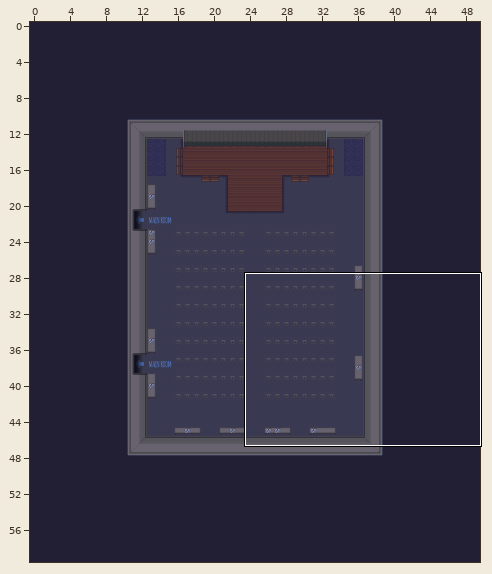
One commit to this Tiled map: maps/demo conference/demo_conference_keynote.tmx. The picture above shows the old version from afar; the outline marks the close-up.
Close-up. As it was:
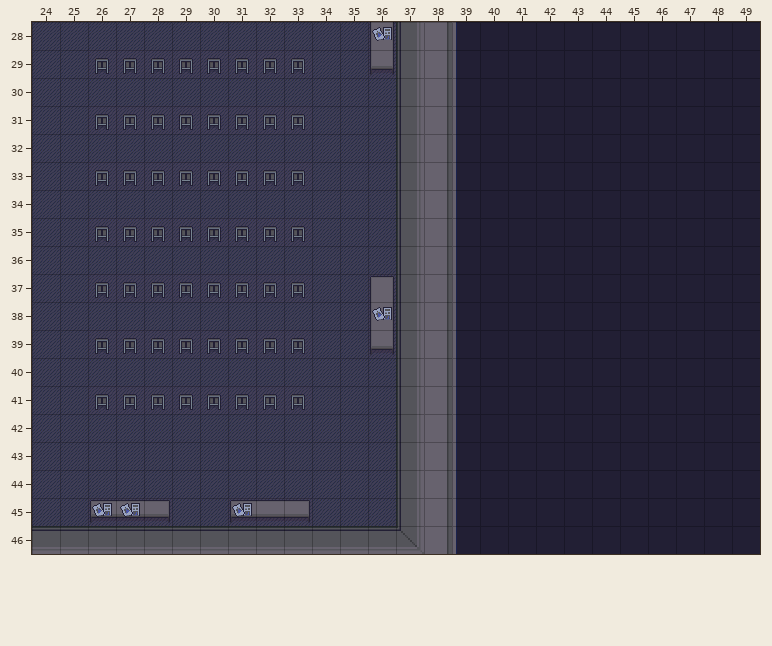
Cells are 32x32 px. Shown: x 24..49, y 28..46. The commit also changed other parts of the map, which this record leaves out.
And afterwards:
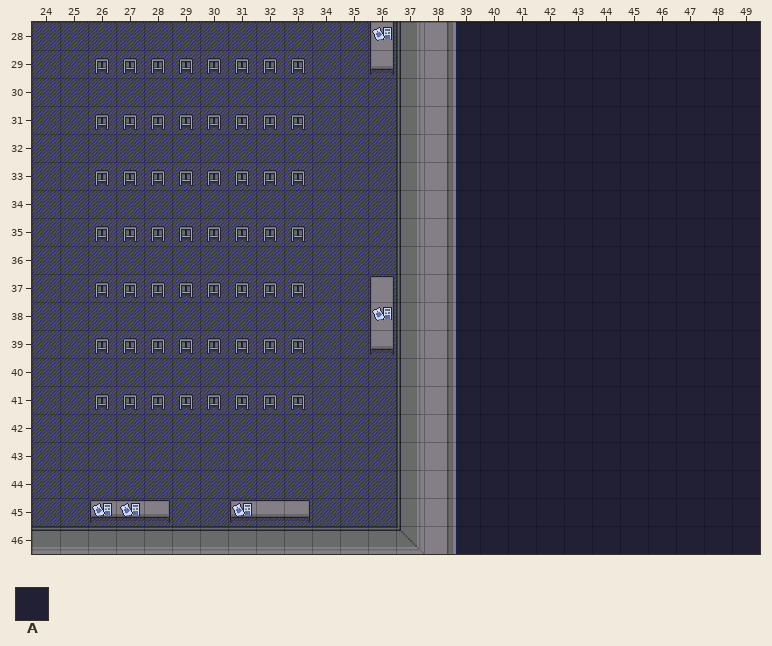
Key: from "Gather Conference 0.x": A 95.
_ is an empty cell, . an unchanged one.
See-through tiles are keyed as they look on the map.
The edit:
--- layer "Foreground" (now hidden)
@@ x 24..39 @@
-28 ............AAAA
-29 ..AAAAAAAA..AAAA
-30 .............AAA
-31 ..AAAAAAAA...AAA
-32 .............AAA
-33 ..AAAAAAAA...AAA
-34 .............AAA
-35 ..AAAAAAAA...AAA
-36 .............AAA
-37 ..AAAAAAAA..AAAA
-38 ............AAAA
-39 ..AAAAAAAA..AAAA
-40 .............AAA
-41 ..AAAAAAAA...AAA
-42 .............AAA
-43 .............AAA
-44 .............AAA
-45 ..AAA..AAA...AAA
-46 AAAAAAAAAAAAAAAA
+28 ............____
+29 ..________..____
+30 .............___
+31 ..________...___
+32 .............___
+33 ..________...___
+34 .............___
+35 ..________...___
+36 .............___
+37 ..________..____
+38 ............____
+39 ..________..____
+40 .............___
+41 ..________...___
+42 .............___
+43 .............___
+44 .............___
+45 ..___..___...___
+46 ________________
Boxes around the changes in both close-ups, in picture pixels (x1, y1, x2, y2):
removed: (32, 22, 457, 554)
